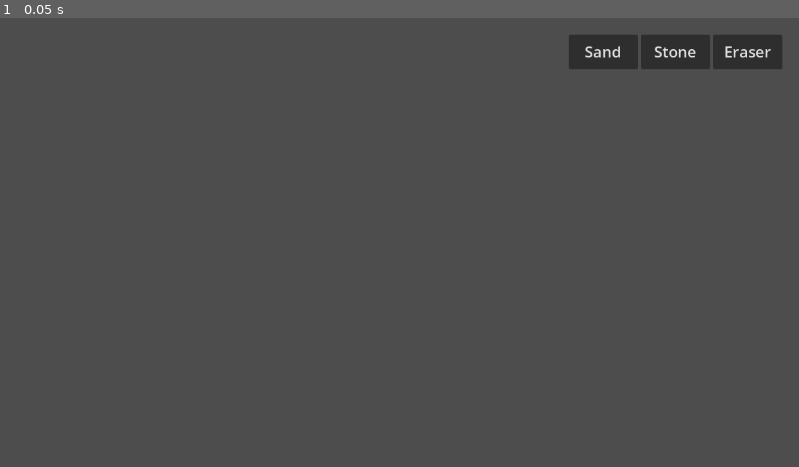
Above: before the commit, frame 1.
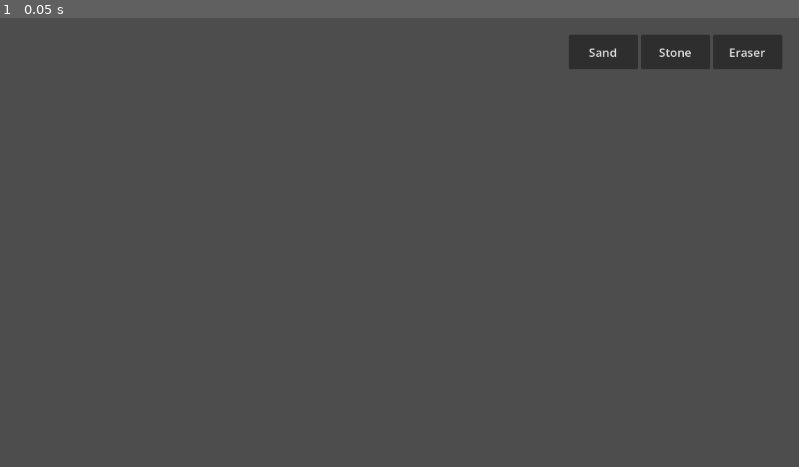
Above: after the commit, the same moment.

Repository: SachaJGregoire/sandbox
Game: Godot game, scene res://main.tscn
Two runs of this game, one before a commit and one after it. Both use one fixed random seed, a clock stepped at 60 frames per second and the inputs below.
Inputs:
- Up to frame 1 (0.05 s): no input

The runs differ from the first frame. In frame 1, 0.2% of the frame differs, in the area x 73-97%, y 6-9%.

Commit message:
update() with vertical and diagonal velocity

Diff:
--- a/main.tscn
+++ b/main.tscn
@@ -41,19 +41,19 @@
 custom_minimum_size = Vector2(100, 30)
 layout_mode = 2
 size_flags_stretch_ratio = 0.0
-theme_override_font_sizes/font_size = 22
+theme_override_font_sizes/font_size = 17
 text = "Sand"
 
 [node name="StoneButton" type="Button" parent="TextureRect/CanvasLayer/HBoxContainer" unique_id=1282805812]
 custom_minimum_size = Vector2(100, 30)
 layout_mode = 2
-theme_override_font_sizes/font_size = 22
+theme_override_font_sizes/font_size = 17
 text = "Stone"
 
 [node name="AirButton" type="Button" parent="TextureRect/CanvasLayer/HBoxContainer" unique_id=1844384132]
 custom_minimum_size = Vector2(100, 30)
 layout_mode = 2
-theme_override_font_sizes/font_size = 22
+theme_override_font_sizes/font_size = 17
 text = "Eraser"
 
 [connection signal="pressed" from="TextureRect/CanvasLayer/HBoxContainer/SandButton" to="TextureRect" method="select_sand"]
Not shown, changed: sand.glsl
